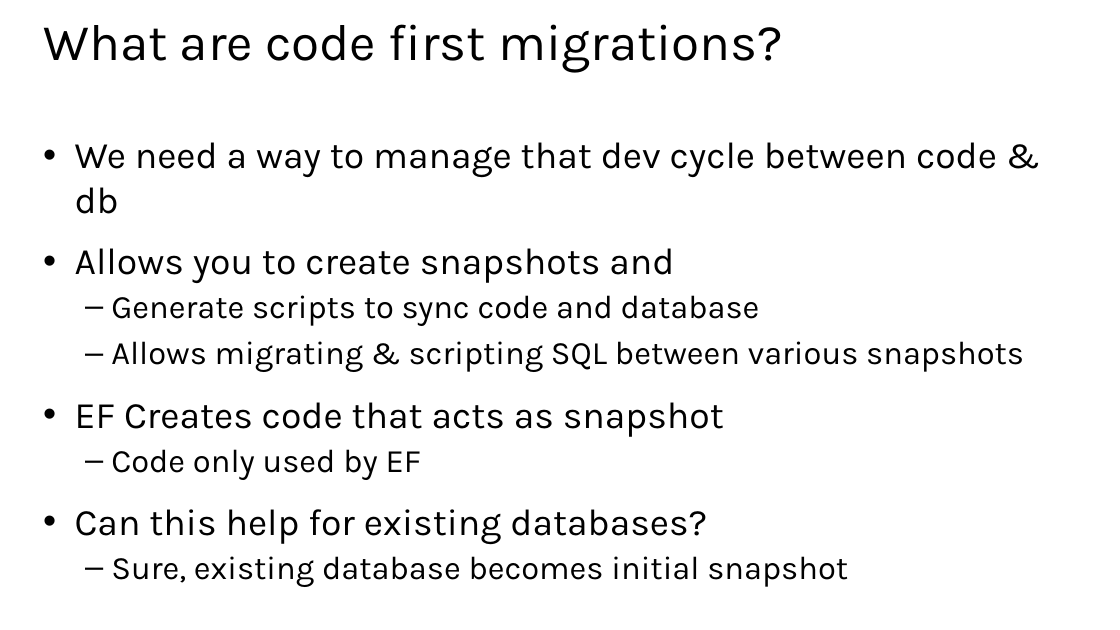
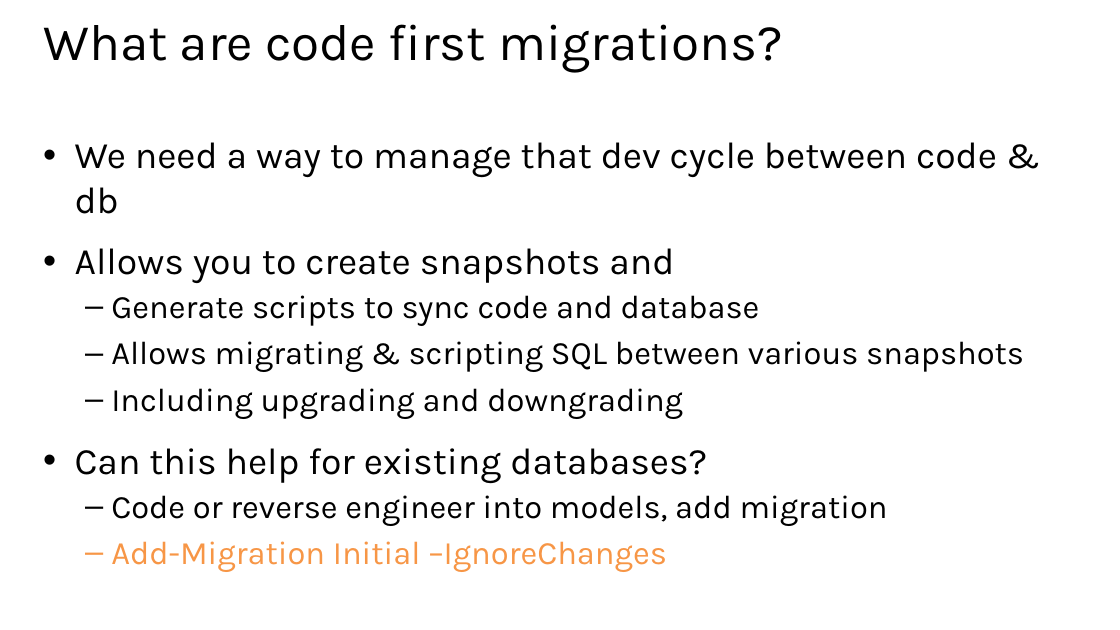
Before and after one commit to xuemiantao/EntityFramework, a slide deck: slide 19 of Slides/04 - Managing the Database.pptx (slide 18 before the commit). Drawn at 1120x630 pixels with LibreOffice and Linux fonts; fonts in the diff are those of the drawing. Boxes give left, top, right and bottom in pixels: in the first picture for what was removed or moved away, otherwise in the second. Text is boxed around its words. In the diff, an @@ line names an element or a change of style, - is before the commit and + after.

```diff
--- a/Slides/04 - Managing the Database.pptx
+++ b/Slides/04 - Managing the Database.pptx
@@ text at <box>111,388,683,419</box>: text changed; size 32 to 28 pt @@
-• EF Creates code that acts as snapshot
-  – Code only used by EF
+  – Including upgrading and downgrading
@@ text at <box>111,495,888,572</box>: text changed @@
-  – Sure, existing database becomes initial snapshot
+  – Code or reverse engineer into models, add migration
+  – Add-Migration Initial –IgnoreChanges
```
Also in this commit, not shown: 7 other slides changed, 4 slides added, 3 slides removed, 2 other files.
